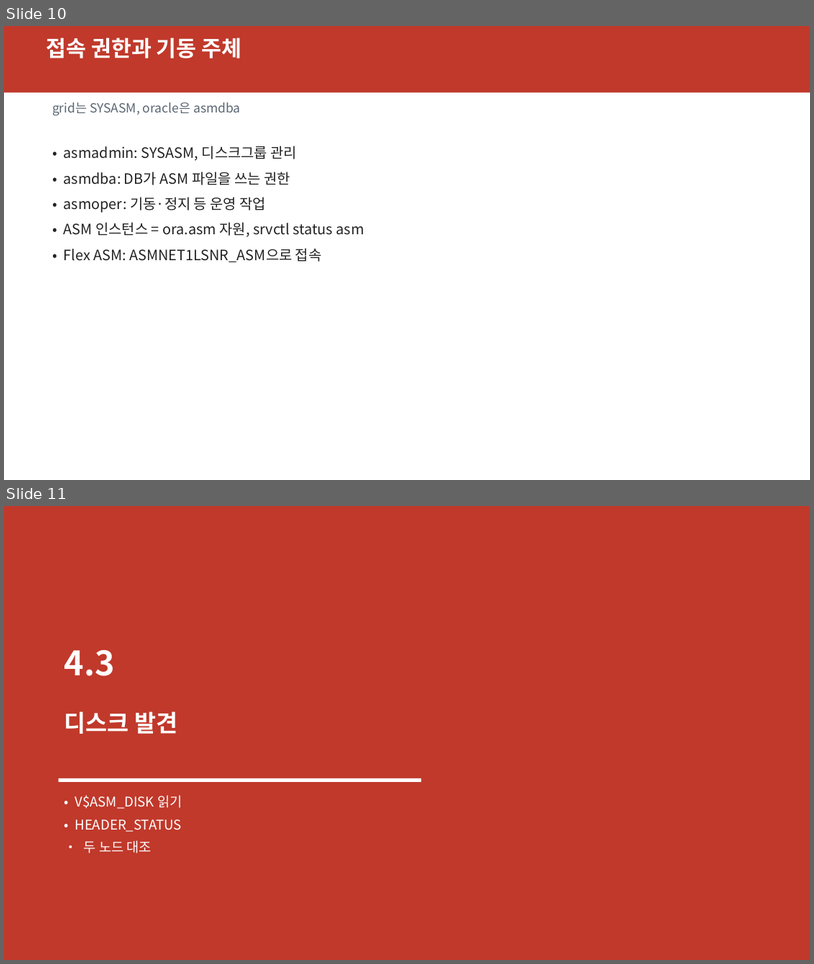
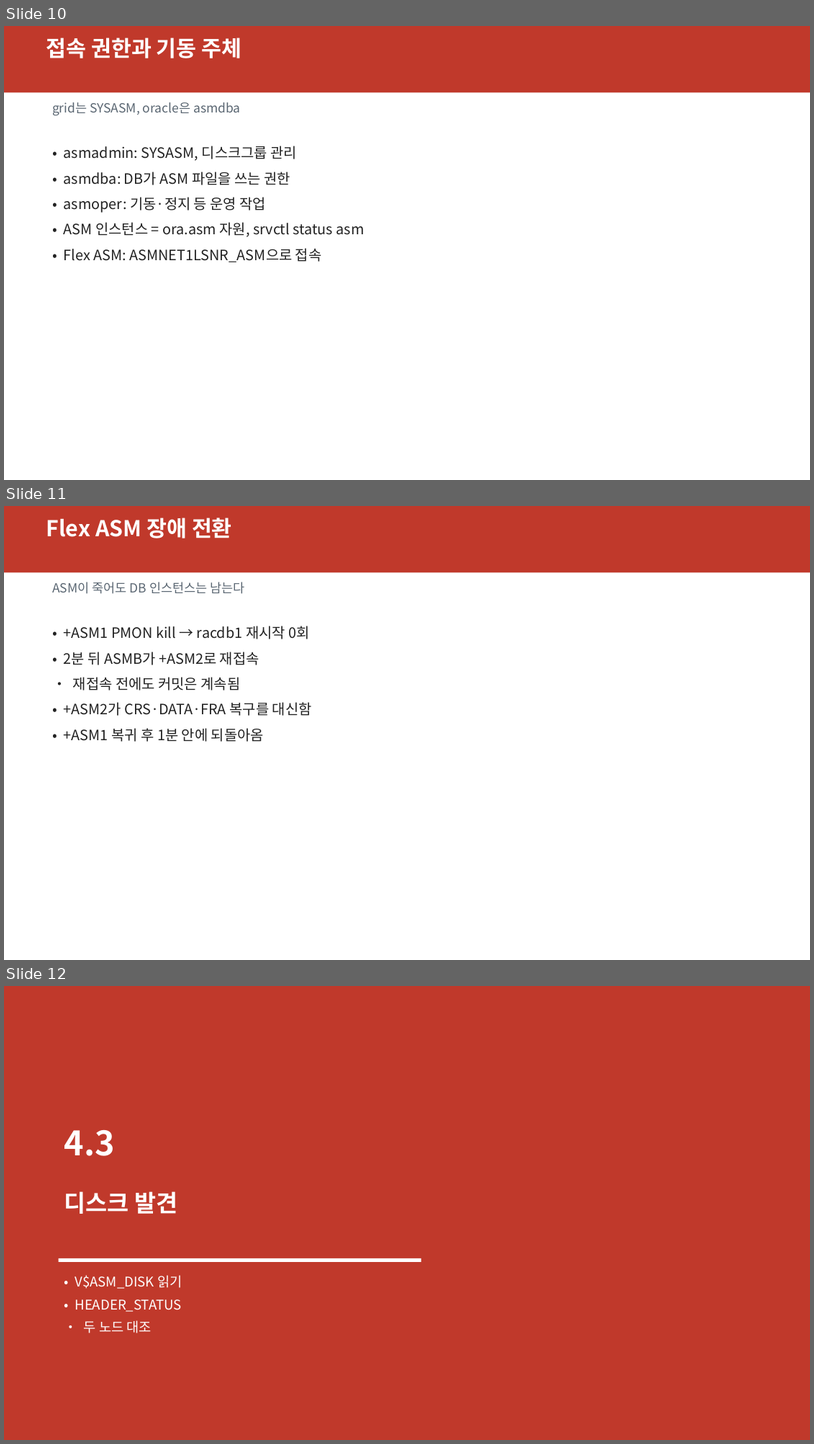
Before and after one commit to elpisk/OracleManual, a slide deck: RAC/5일과정/04장/4장_ASM인스턴스와디스크그룹.pptx. Shown one above the other, each under a label of ours: slides 10 and 11 before the commit, slides 10, 11 and 12 after it. The pictures are 814x964 and 814x1444 pixels, drawn with LibreOffice and Linux fonts; fonts in the diff are those of the drawing. Boxes give left, top, right and bottom in pixels: in the first picture for what was removed or moved away, otherwise in the second. Text is boxed around its words. In the diff, an @@ line names an element or a change of style, - is before the commit and + after.

```diff
--- a/RAC/5일과정/04장/4장_ASM인스턴스와디스크그룹.pptx
+++ b/RAC/5일과정/04장/4장_ASM인스턴스와디스크그룹.pptx
@@ slide 11 added at bbox=[4, 506, 810, 960], background #FFFFFF @@
@@ rectangle added at bbox=[4, 506, 810, 572], fill #C0392B @@
@@ text added at bbox=[46, 518, 232, 538], 26 pt, text #FFFFFF, bold @@
+Flex ASM 장애 전환
@@ text added at bbox=[52, 582, 244, 594], 15 pt, text #5A6672 @@
+ASM이 죽어도 DB 인스턴스는 남는다
@@ text added at bbox=[64, 626, 312, 741], 17 pt, text #222222 @@
+• +ASM1 PMON kill → racdb1 재시작 0회
+• 2분 뒤 ASMB가 +ASM2로 재접속
+• 재접속 전에도 커밋은 계속됨
+• +ASM2가 CRS·DATA·FRA 복구를 대신함
+• +ASM1 복귀 후 1분 안에 되돌아옴
@@ what was slide 11 is now slide 12 @@
```
Also in this commit, not shown: 1 slide changed, 3 other files.
